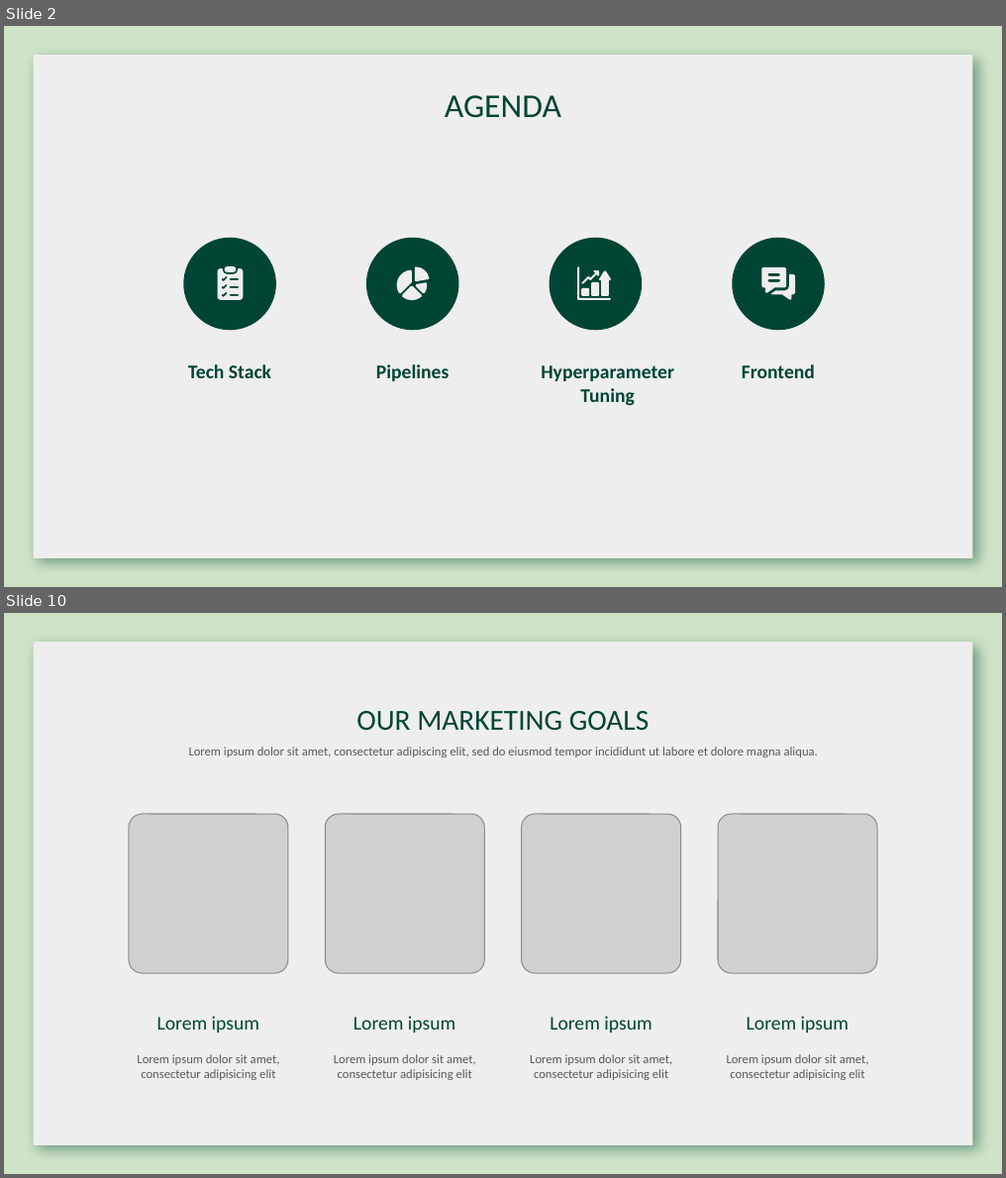
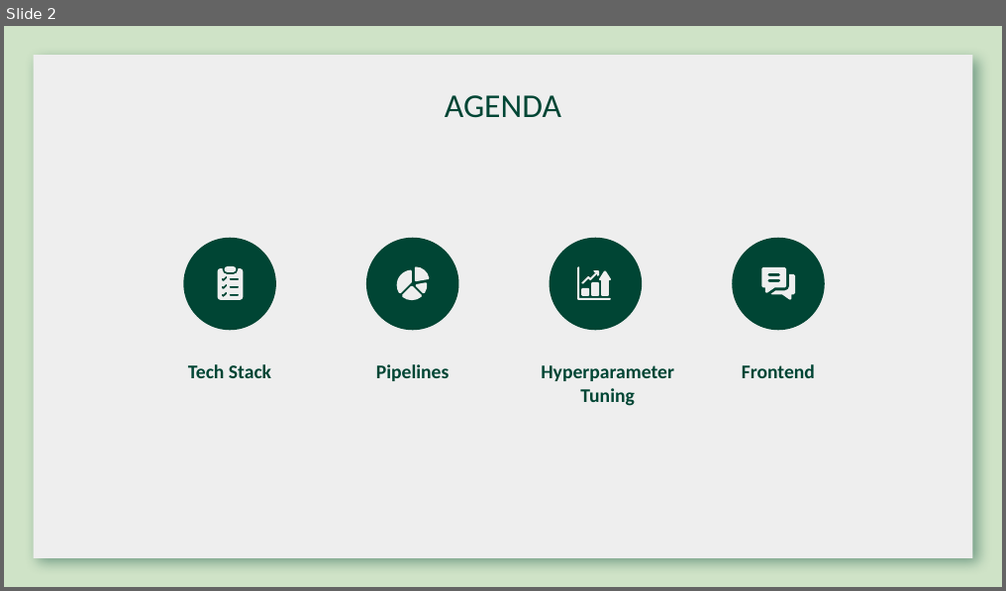
Before and after one commit to lydra4/Horses-or-Humans, a slide deck: slides/Horses or Humans.pptx. Shown one above the other, each under a label of ours: slides 2 and 10 before the commit, slide 2 after it; the slides between them are not shown. The pictures are 1006x1178 and 1006x591 pixels, drawn with LibreOffice and Linux fonts; fonts in the diff are those of the drawing; grey boxes stand for pictures; background and template pictures are left out. Boxes give left, top, right and bottom in pixels: in the first picture for what was removed or moved away, otherwise in the second. Text is boxed around its words. In the diff, an @@ line names an element or a change of style, - is before the commit and + after.

```diff
--- a/slides/Horses or Humans.pptx
+++ b/slides/Horses or Humans.pptx
@@ slide 10 removed at box(4, 613, 1002, 1174), background #CFE3C7; not listed: 1 template element that a slide beside it also shows @@
@@ text removed at box(356, 711, 649, 731) @@
-OUR MARKETING GOALS
@@ text removed at box(189, 747, 818, 758) @@
-Lorem ipsum dolor sit amet, consectetur adipiscing elit, sed do eiusmod tempor incididunt ut labore et dolore magna aliqua.
@@ picture removed at box(129, 814, 288, 973) @@
@@ picture removed at box(326, 814, 485, 973) @@
@@ picture removed at box(522, 814, 681, 973) @@
@@ picture removed at box(718, 814, 877, 973) @@
@@ text removed at box(157, 1016, 259, 1033) @@
-Lorem ipsum
@@ text removed at box(353, 1016, 455, 1033) @@
-Lorem ipsum
@@ text removed at box(549, 1016, 651, 1033) @@
-Lorem ipsum
@@ text removed at box(746, 1016, 848, 1033) @@
-Lorem ipsum
@@ text removed at box(137, 1055, 280, 1080) @@
-Lorem ipsum dolor sit amet, consectetur adipisicing elit
@@ text removed at box(334, 1055, 476, 1080) @@
-Lorem ipsum dolor sit amet, consectetur adipisicing elit
@@ text removed at box(530, 1055, 672, 1080) @@
-Lorem ipsum dolor sit amet, consectetur adipisicing elit
@@ text removed at box(727, 1055, 869, 1080) @@
-Lorem ipsum dolor sit amet, consectetur adipisicing elit
```
Also in this commit, not shown: 2 other slides changed, 11 slides added, 21 other slides removed.
